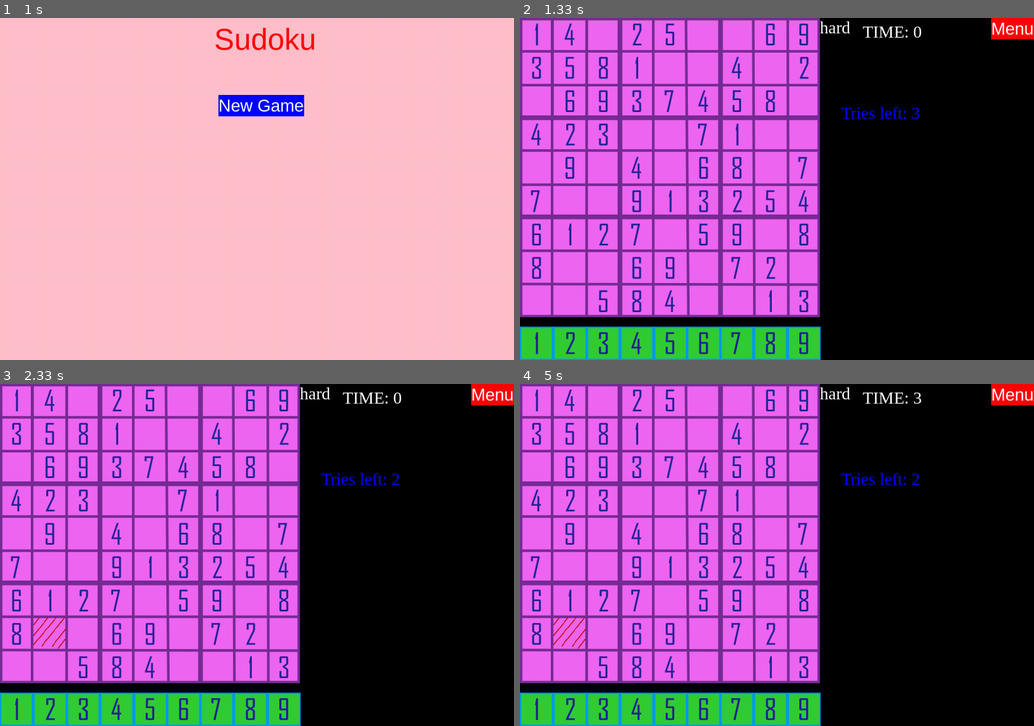
Above: before the commit, frames 1-4 (two rows, left to right).
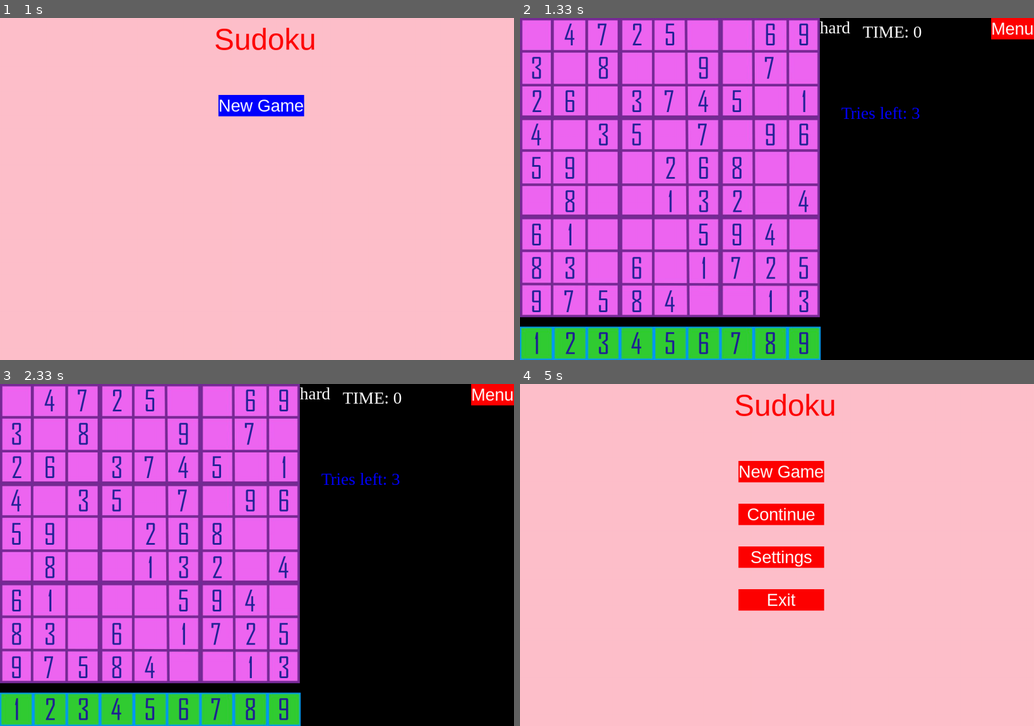
Above: after the commit, the same moments.

Repository: aabbi15/sudoku_pygame
Game: pygame game, started from homescreen.py
Two runs of this game, one before a commit and one after it. Both use one fixed random seed, a clock stepped at 60 frames per second and the inputs below.
Inputs (mouse positions are in pixels of both pictures, inside the frame that each line leads up to):
- Up to frame 1 (1 s): tap Space at 0.33 s; click (262, 106) at 0.72 s
- Up to frame 2 (1.33 s): press the mouse at (910, 243) at 1.03 s; move the mouse to (807, 182) at 1.13 s; release the mouse at (705, 117) at 1.27 s
- Up to frame 3 (2.33 s): press the mouse at (493, 394) at 1.37 s; move the mouse to (318, 527) at 1.47 s; release the mouse at (143, 661) at 1.6 s; press the mouse at (262, 513) at 1.7 s; move the mouse to (174, 572) at 1.8 s; release the mouse at (82, 630) at 1.93 s; press the mouse at (185, 708) at 2.03 s; move the mouse to (123, 678) at 2.13 s; release the mouse at (61, 650) at 2.27 s
- Up to frame 4 (5 s): press the mouse at (705, 708) at 2.37 s; move the mouse to (648, 585) at 2.47 s; release the mouse at (597, 462) at 2.6 s; press the mouse at (705, 708) at 2.7 s; move the mouse to (669, 643) at 2.8 s; release the mouse at (633, 575) at 2.93 s; press the mouse at (705, 708) at 3.53 s; move the mouse to (674, 661) at 3.63 s; release the mouse at (648, 609) at 3.77 s; press the mouse at (920, 555) at 4.87 s; move the mouse to (818, 578) at 4.97 s

Frame 1 is identical in both runs. In frame 2, 2.0% of the frame differs, in the area x 2-57%, y 1-86%; in frame 3, 2.1%; in frame 4, 100%, in the area x 0-100%, y 0-100%.

Commit message:
Now game resets on clicking newgame

Diff:
--- a/homescreen.py
+++ b/homescreen.py
@@ -34,20 +34,23 @@
 first=True
 
 
-global current_tries
+
 current_tries=3
 
 
 clock = pygame.time.Clock()
 timer_value=0
-global timer_started
+
 timer_started=False
+
 
 
 #sudokumaker
 def create_sudoku(difficulty):
    global finalgrid
-   finalgrid=sudokumaker.generatepuzzle(difficulty)
+
+   key=random.randint(0,1000)
+   finalgrid= sudokumaker.generatepuzzle(difficulty,key)
 
    global empty_rect
    global filled_rect
@@ -118,22 +121,42 @@
 
 
 #fxns
+
 def title(text,font,col,x,y):
    img = font.render(text,True,col)
    screen.blit(img,(x,y))
 
+
+def onlytrue(truescreen):
+   global logics
+   for k in logics:
+      logics[k]=False
+   logics[truescreen]=True
+
+def reset_game():
+   global timer_started
+   global timer_value
+   timer_started=False
+   timer_value=0
+
+   global current_tries
+   current_tries=3
+
+   global red
+   red=False
+
+
+
 def myfunction():
    print("HELLO")
 
 def newgamepressed():
-   logics["showgame"]=False
-   logics["showmenu"]=False
-   logics["showlevel"]=True
+   reset_game()
+   onlytrue("showlevel")
    pygame.time.delay(500)
 
 def continuepressed():
-   logics["showgame"]=True
-   logics["showmenu"]=False
+   onlytrue("showgame")
 
 
 
@@ -152,15 +175,13 @@
    global difficulty
    difficulty="easy"
    create_sudoku(difficulty)
-   logics["showlevel"]=False
-   logics["showgame"]=True
+   onlytrue("showgame")
 
 def mediumpress():
    global difficulty
    difficulty="medium"
    create_sudoku(difficulty)
-   logics["showlevel"]=False
-   logics["showgame"]=True
+   onlytrue("showgame")
 
 def hardpress():
    global difficulty
@@ -170,17 +191,13 @@
    logics["showgame"]=True
 
 def godmodepress():
-   logics["showgame"]=True
-   logics["showlevel"]=False
+
    difficulty="hard"
    finalgrid=sudokumaker.generatepuzzle(difficulty)
-   logics["showlevel"]=False
-   logics["showgame"]=True
+   onlytrue("showgame")
 
 def backtomenupressed():
-   for l in logics:
-      logics[l]=False
-   logics["showmenu"]=True
+   onlytrue("showmenu")
 
 
 
@@ -226,6 +243,7 @@
 def gamescreen():
 
    #layout
+
    screen.fill("black")
    screen.blit(board_img,(0,0))
    screen.blit(bar_img,(0,722))
@@ -351,7 +369,7 @@
 
 null=(0,0)
 boxprint=0
-green=False
+
 red = False
 
 while run==True:
--- a/sudokumaker.py
+++ b/sudokumaker.py
@@ -50,21 +50,21 @@
 
 
 
-def generatepuzzle(difficulty):
+def generatepuzzle(difficulty,key):
 
     solver(grid)
     if difficulty=="easy":
-        remove=random.randint(1,6)
+        remove=1+(random.randint(1,6)+(key*456))%6
     if difficulty=="medium":
-        remove=random.randint(51,56)
+        remove=30+(random.randint(20 ,30)+(key*456))%10
     if difficulty=="hard":
-        remove=random.randint(61,71)
+        remove=61+(random.randint(1,6)+(key*456))%10
 
 
     while remove:
 
-        row=random.randint(0,8)
-        col=random.randint(0,8)
+        row=((random.randint(0,8))+(key*123))%9
+        col=((random.randint(0,8))+(key*123))%9
         store=grid[row][col]
         grid[row][col]=0
         if single_ans_checker(grid):
@@ -88,14 +88,3 @@
                     return False
 
     return True
-
-
-
-
-# generatepuzzle("easy")
-
-
-# for i in range(9):
-#     for j in range(9):
-#         print(grid[i][j],end="")
-#     print("\n")
